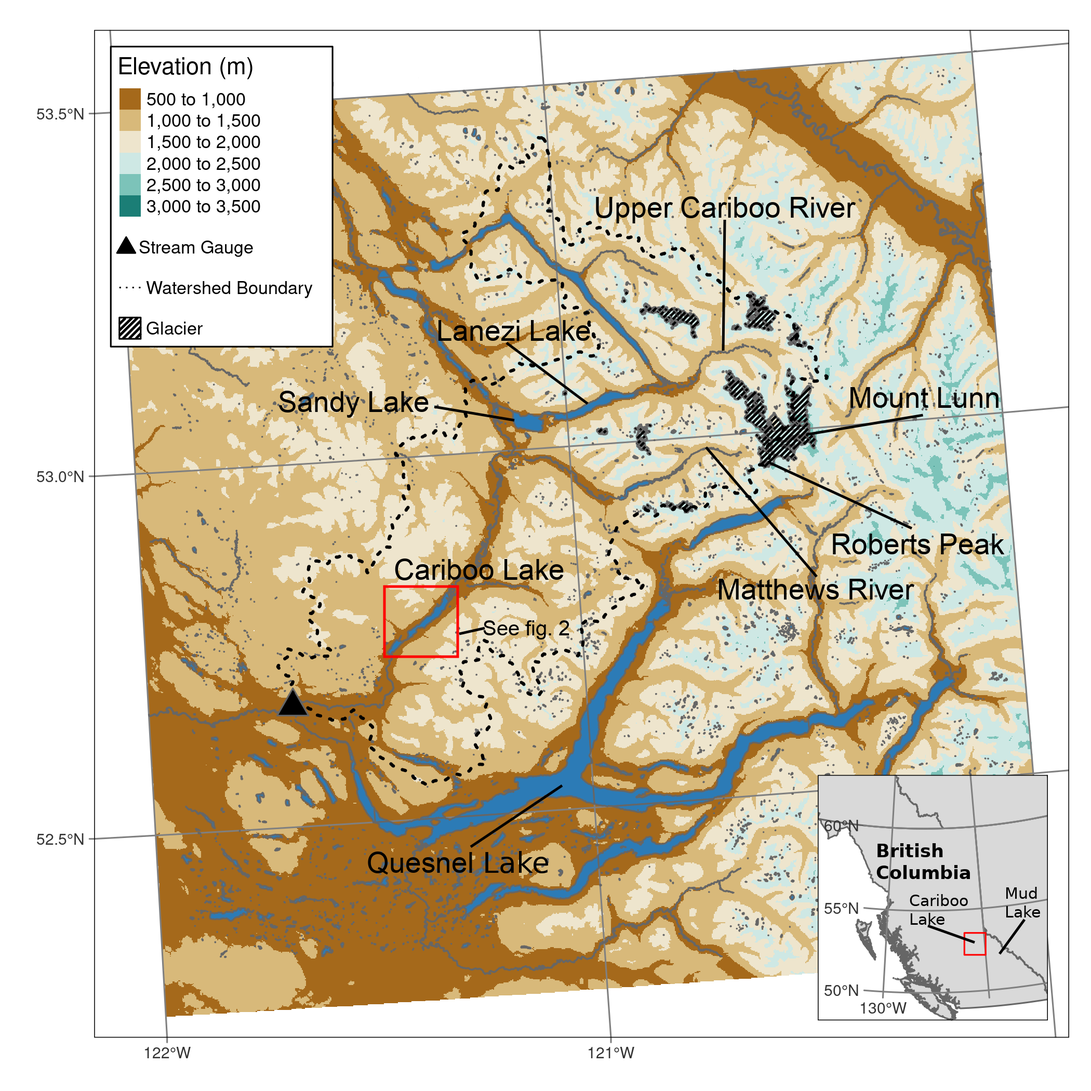
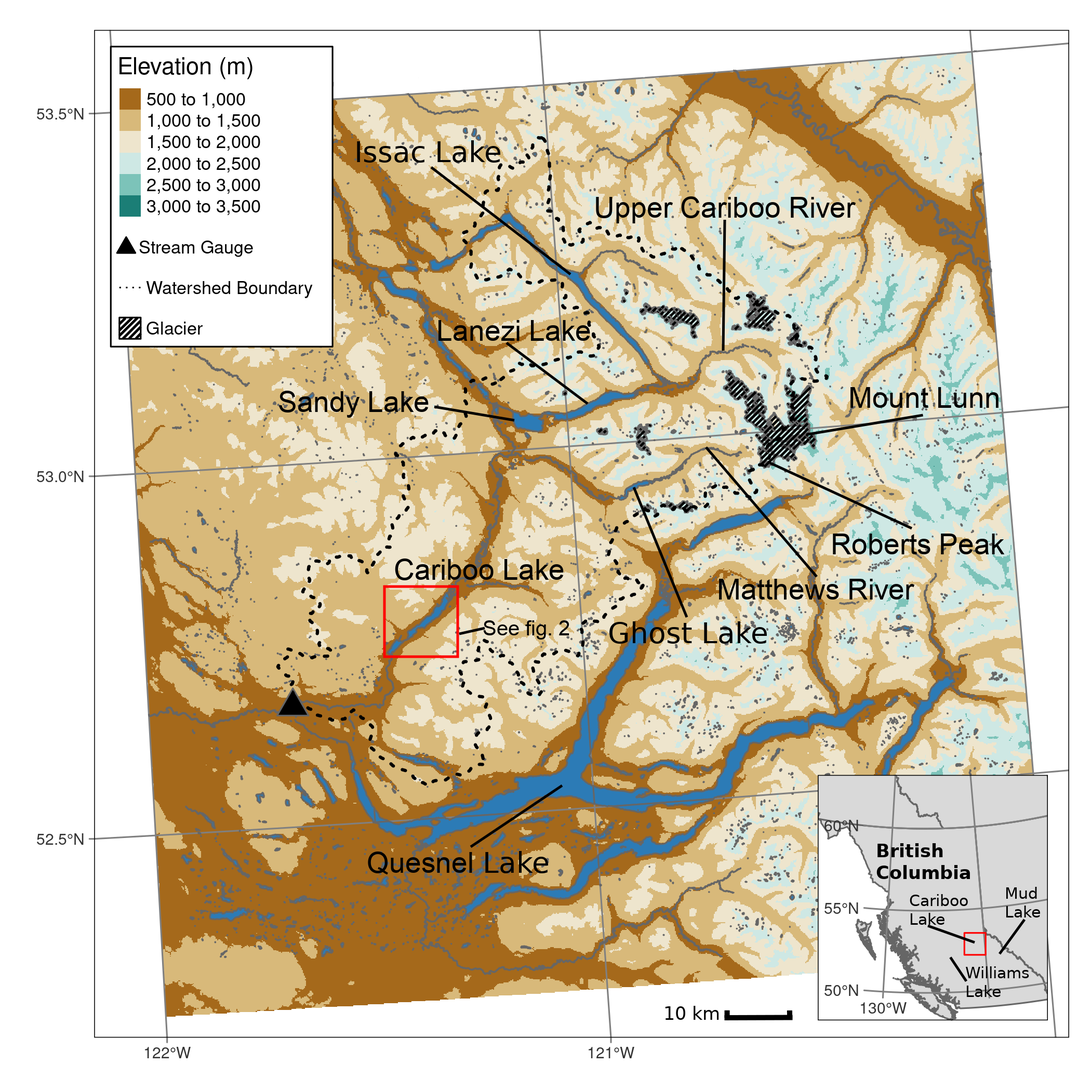
Comparing the layer stacks of the two 1091px x 1091px images. Changes:
added layer "williams-lake-line" above "cl-box-line" over left=949, top=956, right=969, bottom=983
added layer "Williams Lake Label" above "Cariboo ..." over left=966, top=966, right=1030, bottom=998
added layer "10 km" above "dist-scale" over left=665, top=1006, right=720, bottom=1021
added layer "dist-scale" above "ghost-lake-line" over left=724, top=1010, right=794, bottom=1021
added layer "ghost-lake-line" above "Ghost Lake" over left=632, top=487, right=689, bottom=618
added layer "Ghost Lake" above "issac-lake-line" over left=609, top=621, right=768, bottom=644
added layer "issac-lake-line" above "Issac Lake" over left=430, top=166, right=572, bottom=276
added layer "Issac Lake" above "lunn-line" over left=357, top=140, right=501, bottom=163
